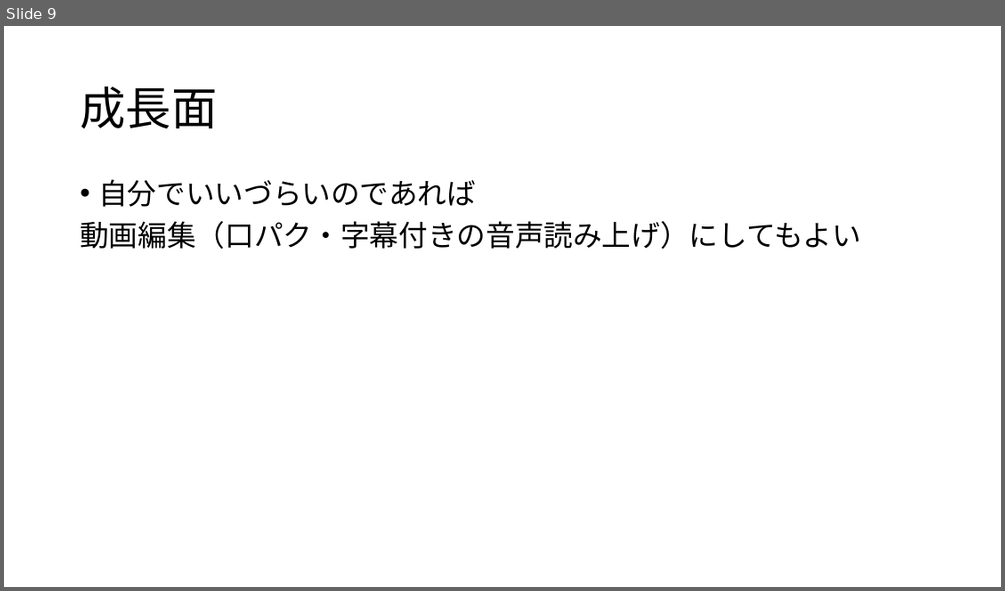
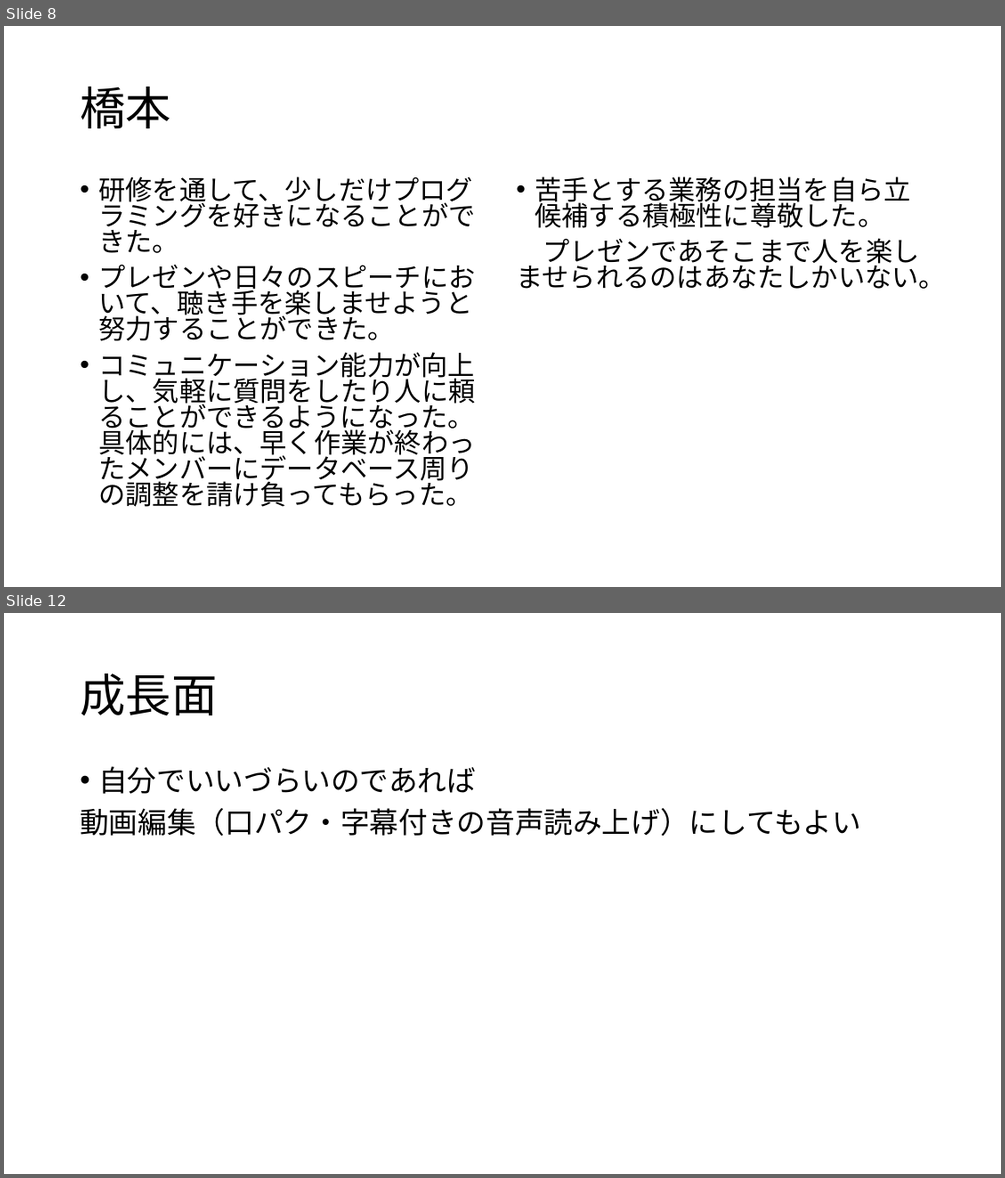
Before and after one commit to dojo2022/B-3, a slide deck: doc/成果発表会プロット.pptx. Shown one above the other, each under a label of ours: slide 9 before the commit, slides 8 and 12 after it; the slides between them are not shown. The pictures are 1005x591 and 1005x1178 pixels, drawn with LibreOffice and Linux fonts; fonts in the diff are those of the drawing. Boxes give left, top, right and bottom in pixels: in the first picture for what was removed or moved away, otherwise in the second. Text is boxed around its words. In the diff, an @@ line names an element or a change of style, - is before the commit and + after.

```diff
--- a/doc/成果発表会プロット.pptx
+++ b/doc/成果発表会プロット.pptx
@@ slide 8 added at (4,26,1001,587), background #FFFFFF @@
@@ title added at (80,87,171,128), 44 pt, text #000000 @@
+橋本
@@ text added at (98,176,475,507), 25.9 pt, text #000000 @@
+• 研修を通して、少しだけプログラミングを好きになることができた。
+• プレゼンや日々のスピーチにおいて、聴き手を楽しませようと努力することができた。
+• コミュニケーション能力が向上し、気軽に質問をしたり人に頼ることができるようになった。具体的には、早く作業が終わったメンバーにデータベース周りの調整を請け負ってもらった。
@@ text added at (516,176,946,289), 25.9 pt, text #000000 @@
+• 苦手とする業務の担当を自ら立候補する積極性に尊敬した。
+プレゼンであそこまで人を楽しませられるのはあなたしかいない。
@@ what was slide 9 is now slide 12 @@
```
Also in this commit, not shown: 6 slides changed, 6 other slides added, 2 slides removed, 3 other files.
